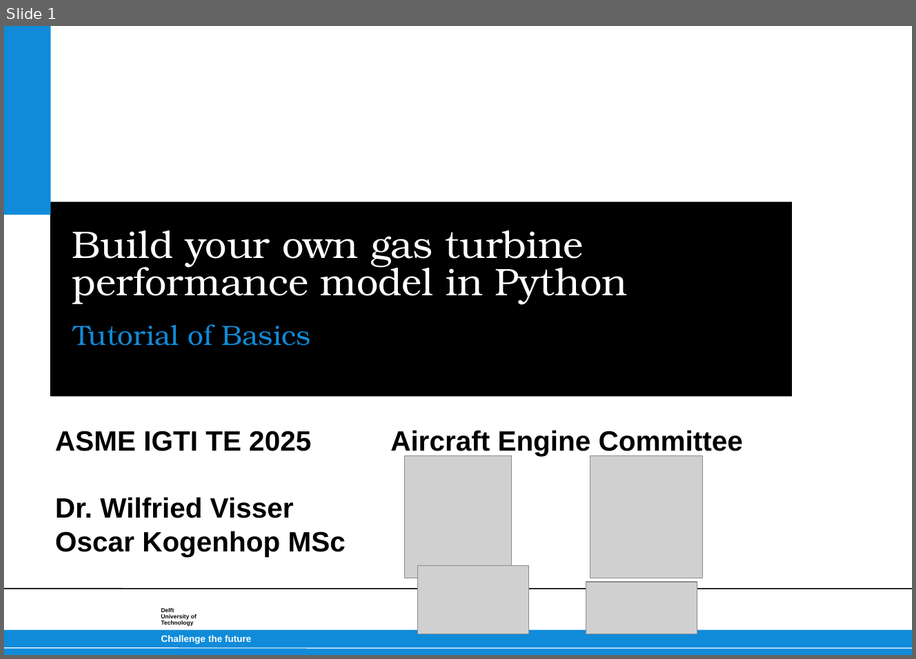
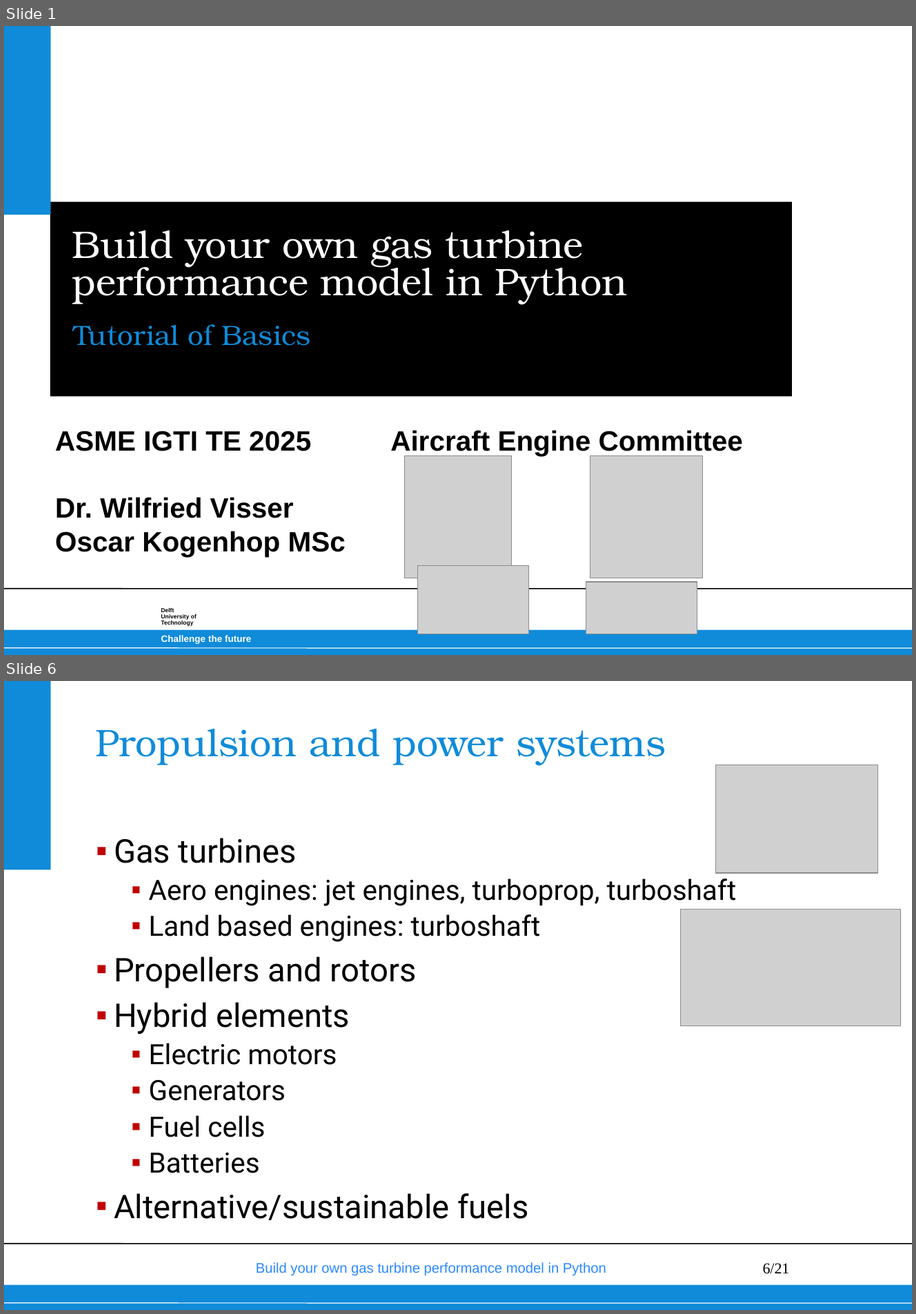
Before and after one commit to wvisser1958/GSPy, a slide deck: doc/Build your own gas turbine performance model from scratch.pptx. Shown one above the other, each under a label of ours: slide 1 before the commit, slides 1 and 6 after it; the slides between them are not shown. The pictures are 916x659 and 916x1314 pixels, drawn with LibreOffice and Linux fonts; fonts in the diff are those of the drawing; grey boxes stand for pictures; background and template pictures are left out. Boxes give left, top, right and bottom in pixels: in the first picture for what was removed or moved away, otherwise in the second. Text is boxed around its words. In the diff, an @@ line names an element or a change of style, - is before the commit and + after.

```diff
--- a/doc/Build your own gas turbine performance model from scratch.pptx
+++ b/doc/Build your own gas turbine performance model from scratch.pptx
@@ slide 6 added at (4,681,912,1310), background #FFFFFF; not listed: 4 template elements that a slide beside it also shows @@
@@ title added at (95,729,666,765), 33 pt, text #108BD9 @@
+Propulsion and power systems
@@ picture added at (716,765,878,873) @@
@@ text added at (114,838,737,1220), 24 pt, text #000000 @@
+▪ Gas turbines
+  ▪ Aero engines: jet engines, turboprop, turboshaft
+  ▪ Land based engines: turboshaft
+▪ Propellers and rotors
+▪ Hybrid elements
+  ▪ Electric motors
+  ▪ Generators
+  ▪ Fuel cells
+  ▪ Batteries
+▪ Alternative/sustainable fuels
@@ picture added at (681,909,901,1025) @@
@@ text added at (256,1262,606,1276), 12 pt, text #2B89FF @@
+Build your own gas turbine performance model in Python
@@ text added at (263,1262,528,1275), 13 pt, text #108BD9 @@
+Chapter 8: Performance Characteristics
@@ page number added at (763,1263,790,1274), 13 pt, text #000000 @@
+6/21
```
Also in this commit, not shown: 6 slides changed, 3 other slides added.
